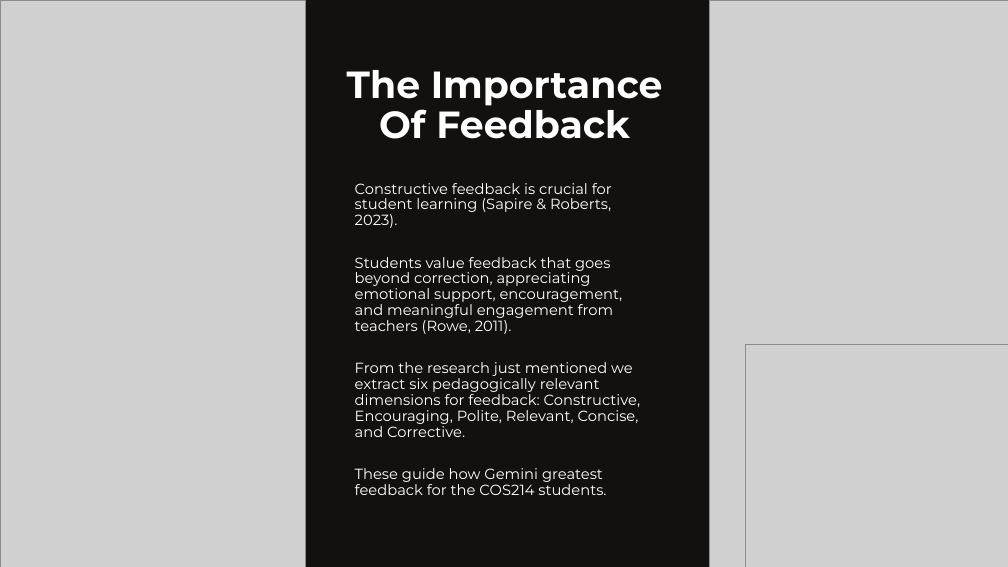
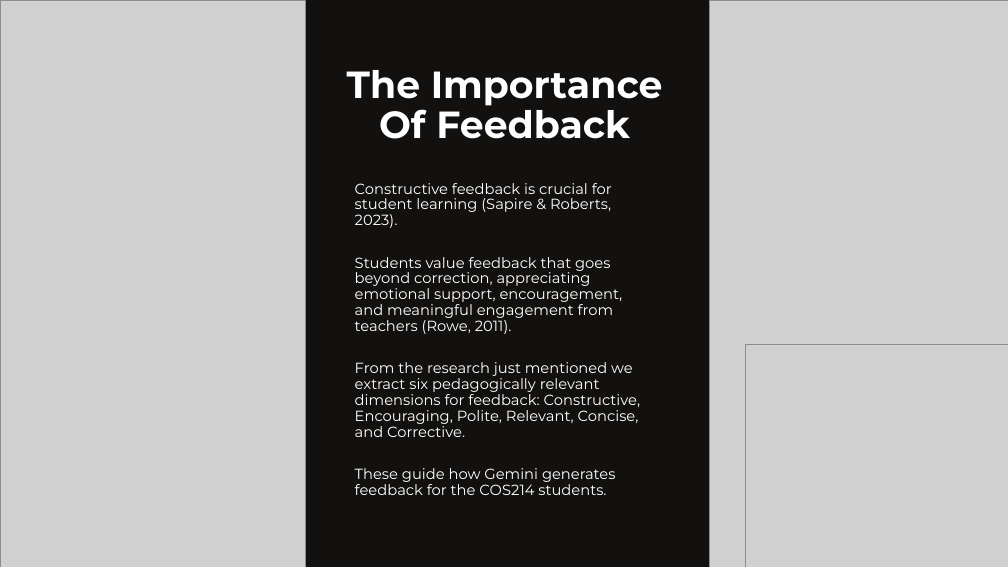
Before and after one commit to ChuufMaster/COS750-project, a slide deck: slide 6 of doc/powerpoint/Group 7 COS750.pptx (slide 5 before the commit). Drawn at 1008x567 pixels with LibreOffice and Linux fonts; fonts in the diff are those of the drawing; grey boxes stand for pictures. Boxes give left, top, right and bottom in pixels: in the first picture for what was removed or moved away, otherwise in the second. Text is boxed around its words. In the diff, an @@ line names an element or a change of style, - is before the commit and + after.

```diff
--- a/doc/powerpoint/Group 7 COS750.pptx
+++ b/doc/powerpoint/Group 7 COS750.pptx
@@ text at [355,468,616,495]: text changed @@
-  These guide how Gemini greatest feedback for the COS214 students.
+  These guide how Gemini generates feedback for the COS214 students.
```
Also in this commit, not shown: 3 other slides changed, 1 slide added.
